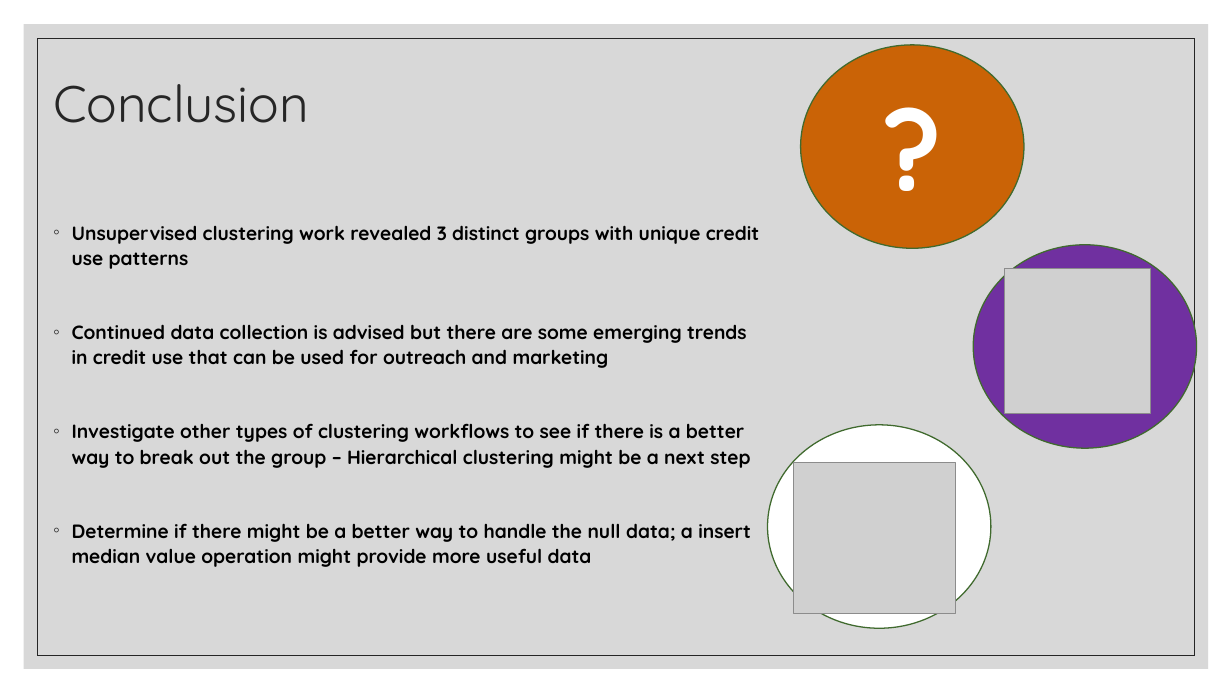
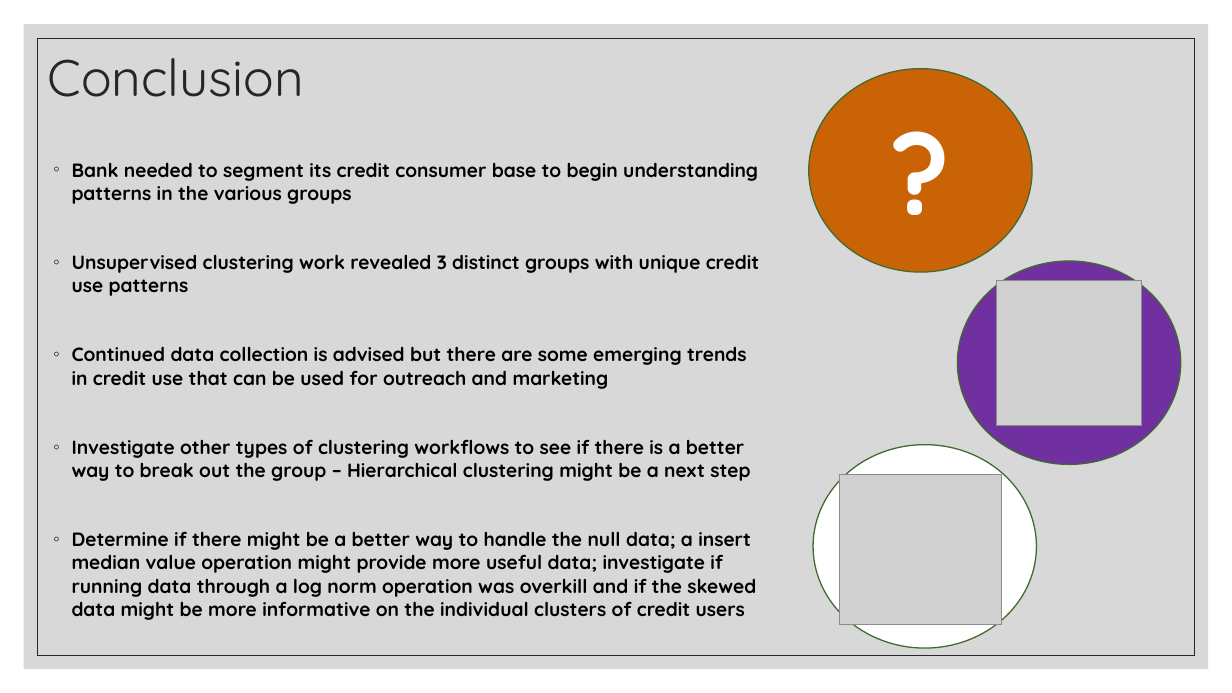
Before and after one commit to ssimmons9212/FedEX, a slide deck: slide 9 of Presentation/Fedex interview Round 2.pptx. Drawn at 1232x693 pixels with LibreOffice and Linux fonts; fonts in the diff are those of the drawing; grey boxes stand for pictures. Boxes give left, top, right and bottom in pixels: in the first picture for what was removed or moved away, otherwise in the second. Text is boxed around its words. In the diff, an @@ line names an element or a change of style, - is before the commit and + after.

```diff
--- a/Presentation/Fedex interview Round 2.pptx
+++ b/Presentation/Fedex interview Round 2.pptx
@@ title "Conclusion": place and size @@
-title "Conclusion" at (53,84,309,123)
+title "Conclusion" at (48,58,304,97)
@@ ellipse "?": place and size @@
-ellipse "?" at (801,45,1025,249)
+ellipse "?" at (809,68,1032,272)
@@ text "Bank needed to segment its ...": place and size @@
-text "Bank needed to segment its ..." at (72,225,759,567)
+text "Bank needed to segment its ..." at (72,162,759,620)
@@ text at (72,162,758,204): paragraph added @@
+◦ Bank needed to segment its credit consumer base to begin understanding patterns in the various groups
@@ text at (72,254,759,481): line spacing 1.1 to 1 @@
@@ ellipse: place and size @@
-ellipse at (973,245,1197,448)
+ellipse at (958,261,1181,464)
@@ picture: place and size @@
-picture at (1005,268,1150,413)
+picture at (996,280,1141,425)
@@ ellipse: place and size @@
-ellipse at (768,425,992,628)
+ellipse at (813,445,1037,648)
@@ picture: place and size @@
-picture at (793,463,956,614)
+picture at (839,474,1002,625)
@@ text at (72,531,756,620): text changed @@
-◦ Determine if there might be a better way to handle the null data; a insert median value operation might provide more useful data
+◦ Determine if there might be a better way to handle the null data; a insert median value operation might provide more useful data; investigate if running data through a log norm operation was overkill and if the skewed data might be more informative on the individual clusters of credit users
```
Also in this commit, not shown: 3 other slides changed, 1 other file.
